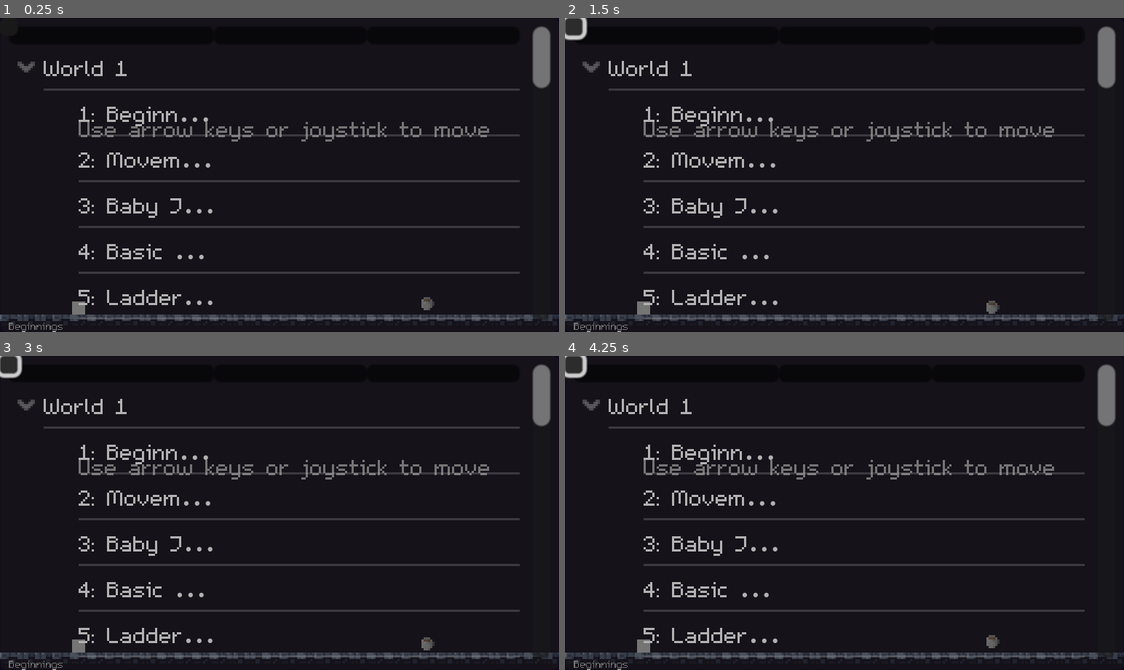
Above: before the commit, frames 1-4 (two rows, left to right).
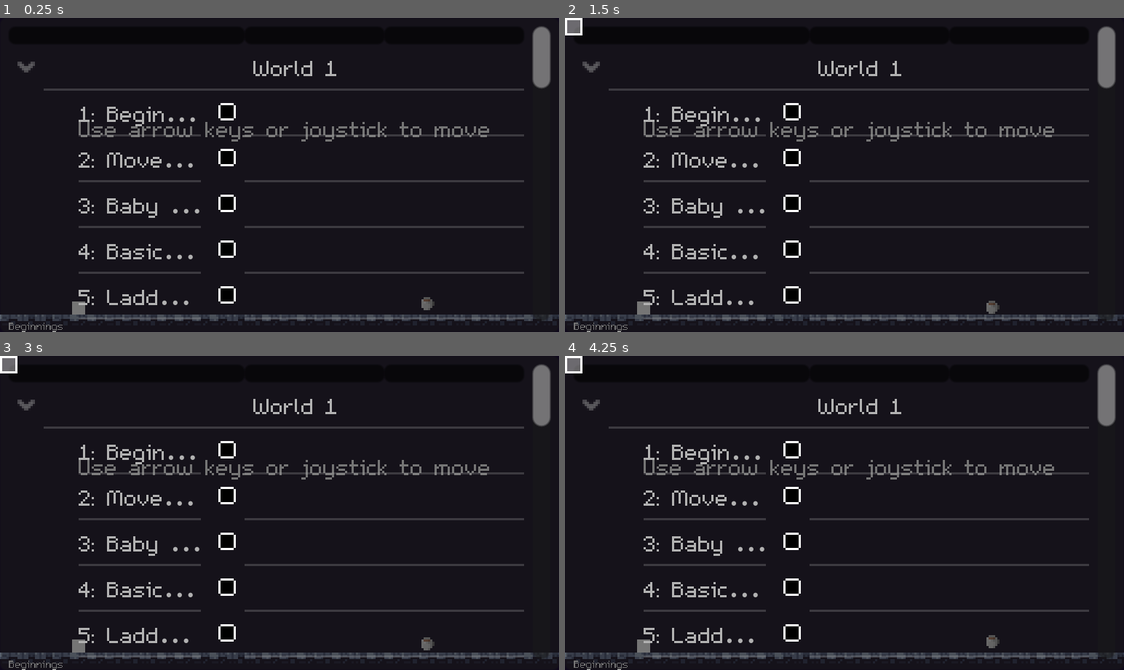
Above: after the commit, the same moments.

Repository: ReusableChopsticks/Platformer2024
Game: Godot game, scene res://scenes/levels/game_manager.tscn
Same seed, same stepped clock (60 frames per second), same inputs: the game is played once before the commit and once after it. This scene is started directly instead of the project's main scene.
Inputs (mouse positions are in pixels of both pictures, inside the frame that each line leads up to):
- Up to frame 1 (0.25 s): no input
- Up to frame 2 (1.5 s): click (576, 27) at 0.5 s; click (576, 27) at 1.25 s
- Up to frame 3 (3 s): click (11, 365) at 2 s; click (11, 365) at 2.75 s
- Up to frame 4 (4.25 s): click (576, 365) at 3.5 s

The runs differ from the first frame. In frame 1, 1.9% of the frame differs, in the area x 7-94%, y 13-97%; in frame 2, 2.2%, in the area x 0-94%, y 0-97%; in frame 3, 2.2%; in frame 4, 2.2%.

Commit message:
tree buttons added

Diff:
--- a/scenes/UI/level_select_screen.gd
+++ b/scenes/UI/level_select_screen.gd
@@ -4,25 +4,33 @@
 @onready var level_manager: LevelManager = $"../LevelManager"
 @onready var tree: Tree = $MarginContainer/Tree
 
+@export var button_texture: Texture2D
+
 # Called when the node enters the scene tree for the first time.
 func _ready():
 	var level_index := 0
 	var world_index := 0
-	var root = tree.create_item()
+	var root: TreeItem = tree.create_item()
+
 	tree.hide_root = true
 	for world in level_manager.worlds:
 		world_index += 1
-		var world_leaf = tree.create_item(root)
-		world_leaf.set_text(0, "World %s" % str(world_index))
+		var world_leaf: TreeItem = tree.create_item(root)
+		world_leaf.set_text(world_index, "World %s" % str(world_index))
 
 		for level in world:
 			level_index += 1
-			var level_leaf = tree.create_item(world_leaf)
+			var level_leaf: TreeItem = tree.create_item(world_leaf)
 			# we have to instantiate the level node to get its name *crying emoji*
 			var level_node: Level = level.instantiate()
 			level_leaf.set_text(0, "%s: %s" % [str(level_index), level_node.name])
+			level_leaf.add_button(0, button_texture, level_index - 1)
 			level_node.queue_free()
 
 # Called every frame. 'delta' is the elapsed time since the previous frame.
 func _process(delta):
 	pass
+
+
+func _on_tree_button_clicked(item, column, id, mouse_button_index):
+	print("%s %s" % [str(column), str(id)])
--- a/scenes/UI/level_select_screen.tscn
+++ b/scenes/UI/level_select_screen.tscn
@@ -1,9 +1,12 @@
-[gd_scene load_steps=2 format=3 uid="uid://b5muk44ol1dku"]
+[gd_scene load_steps=4 format=3 uid="uid://b5muk44ol1dku"]
 
 [ext_resource type="Script" path="res://scenes/UI/level_select_screen.gd" id="1_42f8i"]
+[ext_resource type="Theme" uid="uid://dnn08y6crlm3c" path="res://themes/main_theme.tres" id="2_28jxk"]
+[ext_resource type="Texture2D" uid="uid://bclb8rtjlunx1" path="res://scenes/UI/8x8_button_frame.png" id="2_qp7ku"]
 
 [node name="LevelSelectScreen" type="CanvasLayer"]
 script = ExtResource("1_42f8i")
+button_texture = ExtResource("2_qp7ku")
 
 [node name="MarginContainer" type="MarginContainer" parent="."]
 anchors_preset = 15
@@ -11,6 +14,7 @@
 anchor_bottom = 1.0
 grow_horizontal = 2
 grow_vertical = 2
+theme = ExtResource("2_28jxk")
 
 [node name="Tree" type="Tree" parent="MarginContainer"]
 layout_mode = 2
@@ -42,3 +46,5 @@
 layout_mode = 0
 offset_right = 8.0
 offset_bottom = 8.0
+
+[connection signal="button_clicked" from="MarginContainer/Tree" to="." method="_on_tree_button_clicked"]
--- a/scenes/levels/manager/level_manager.gd
+++ b/scenes/levels/manager/level_manager.gd
@@ -29,14 +29,10 @@
 	world_index = start_world_index
 	load_next_level()
 
-
-func load_next_level():
+func load_current_level():
 	## Unload the current level
 	if current_level:
 		current_level.queue_free()
-
-	level_index += 1
-	levels_completed_count += 1
 
 	## If last world's level completed, move on to the next world
 	if level_index >= worlds[world_index].size():
@@ -53,7 +49,16 @@
 	current_level = worlds[world_index][level_index].instantiate()
 	current_level.level_completed.connect(on_level_completed)
 	add_child(current_level)
-	#get_tree().change_scene_to_file(level_path)
+
+func load_next_level():
+	level_index += 1
+	levels_completed_count += 1
+	load_current_level()
+
+func load_level(world_index: int, level_index: int):
+	self.world_index = world_index
+	self.level_index = level_index
+	load_current_level()
 
 
 func quit_if_empty():
